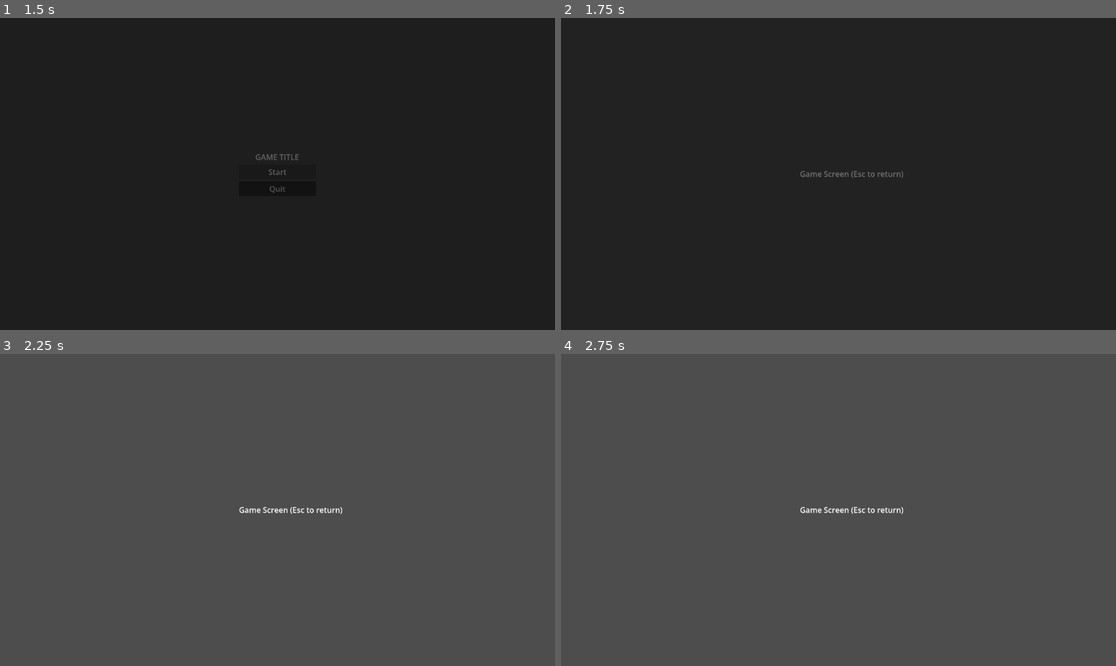
Above: before the commit, frames 1-4 (two rows, left to right).
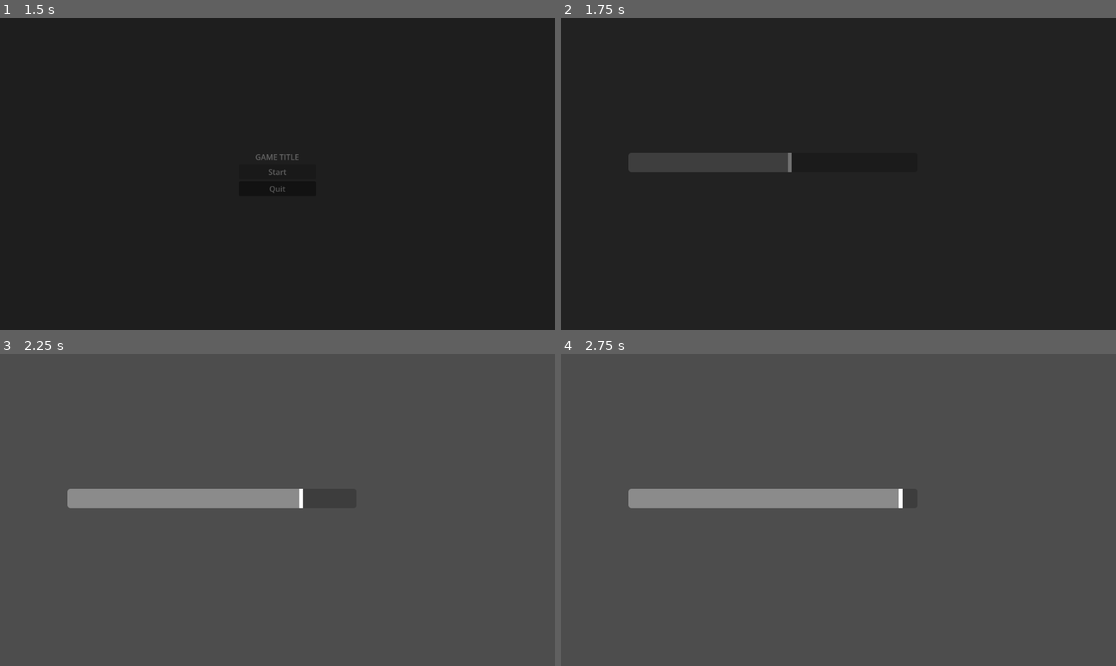
Above: after the commit, the same moments.

Repository: koichini/godot-lab-timing
Game: Godot game, scene res://scenes/Main.tscn
Same seed, same stepped clock (60 frames per second), same inputs: the game is played once before the commit and once after it.
Inputs:
- Up to frame 1 (1.5 s): click "Start" at 0.5 s; click "Start" at 1.25 s
- Up to frame 2 (1.75 s): no input
- Up to frame 3 (2.25 s): no input
- Up to frame 4 (2.75 s): no input

Frame 1 is identical in both runs. In frame 2, 1.9% of the frame differs, in the area x 12-62%, y 43-52%; in frame 3, 2.8%; in frame 4, 3.3%.

Commit message:
feat: add timing bar with bouncing marker to GameScreen
Co-Authored-By: Claude Sonnet 4.6 <noreply@anthropic.com>

Diff:
--- a/scenes/GameScreen.tscn
+++ b/scenes/GameScreen.tscn
@@ -1,13 +1,13 @@
-[gd_scene load_steps=2 format=3 uid="uid://game_screen"]
+[gd_scene format=3 uid="uid://buqugu3d1bg75"]
 
-[ext_resource type="Script" path="res://scripts/game_screen.gd" id="1"]
+[ext_resource type="Script" uid="uid://r3mbupkonhrs" path="res://scripts/game_screen.gd" id="1"]
 
-[node name="GameScreen" type="Control"]
-anchor_right = 1.0
-anchor_bottom = 1.0
+[node name="GameScreen" type="Node2D" unique_id=647354493]
 script = ExtResource("1")
 
-[node name="Label" type="Label" parent="."]
+[node name="Label" type="Label" parent="." unique_id=1170577626]
+visible = false
+anchors_preset = 8
 anchor_left = 0.5
 anchor_top = 0.5
 anchor_right = 0.5
@@ -18,3 +18,20 @@
 offset_bottom = 12.0
 text = "Game Screen (Esc to return)"
 horizontal_alignment = 1
+
+[node name="UI" type="CanvasLayer" parent="." unique_id=743189188]
+
+[node name="Bar" type="ProgressBar" parent="UI" unique_id=1943631966]
+offset_left = 140.0
+offset_top = 280.0
+offset_right = 740.0
+offset_bottom = 320.0
+max_value = 600.0
+value = 300.0
+show_percentage = false
+
+[node name="Marker" type="ColorRect" parent="UI" unique_id=142175555]
+offset_left = 140.0
+offset_top = 280.0
+offset_right = 148.0
+offset_bottom = 320.0
--- a/scripts/game_screen.gd
+++ b/scripts/game_screen.gd
@@ -1,5 +1,26 @@
-extends Control
+extends Node2D
 
+const BAR_WIDTH := 600.0
+const SPEED := 300.0
+
+var _pos := 300.0		# 現在位置
+var _direction := 1.0	# 移動方向
+
+@onready var _bar: ProgressBar = $UI/Bar
+@onready var _marker: ColorRect = $UI/Marker
+
+func _process(delta: float) -> void:
+	_pos += SPEED * _direction * delta
+
+	if _pos >= BAR_WIDTH:
+		_pos = BAR_WIDTH
+		_direction = -1.0
+	elif _pos <= 0.0:
+		_pos = 0
+		_direction = 1.0
+
+	_bar.value = _pos
+	_marker.position.x = _bar.position.x + _pos - _marker.size.x / 2.0
 
 func _input(event: InputEvent) -> void:
 	if event.is_action_pressed("ui_cancel"):
Not shown, added: addons/audio_manager/AudioManager.gd.uid
